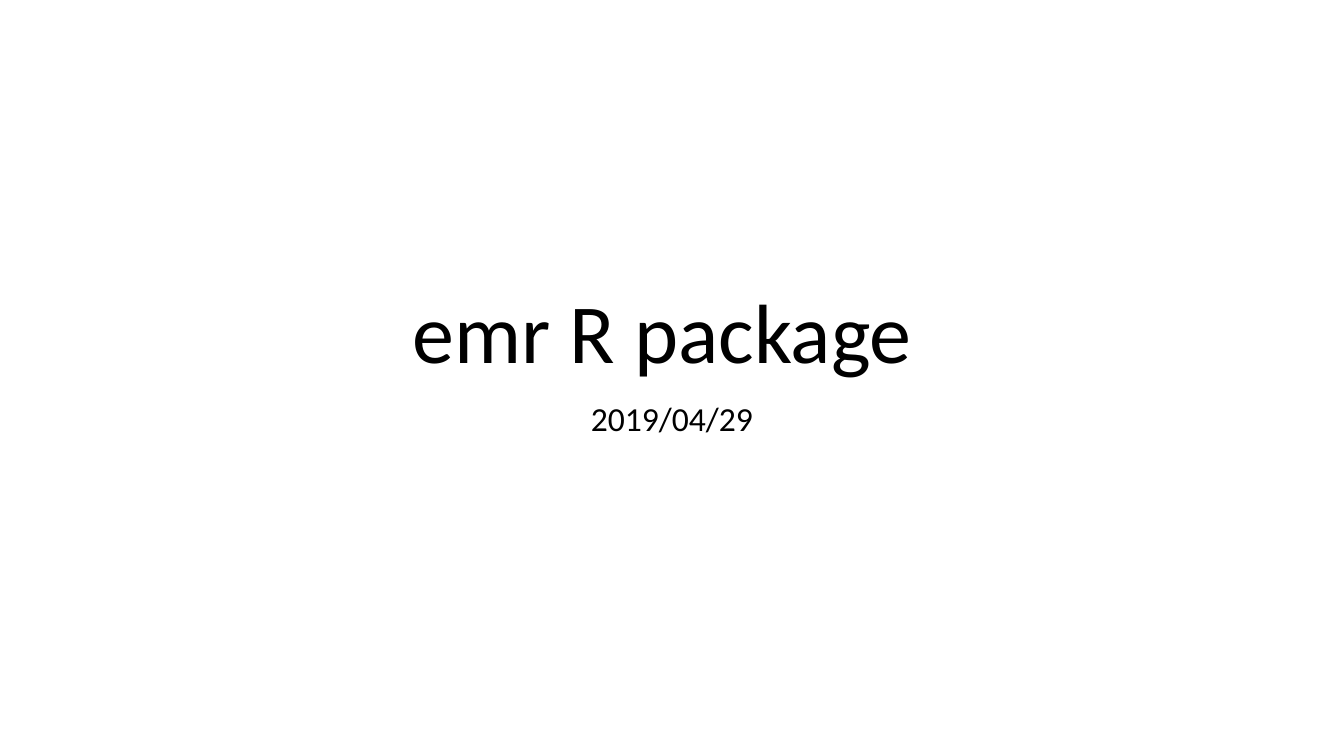
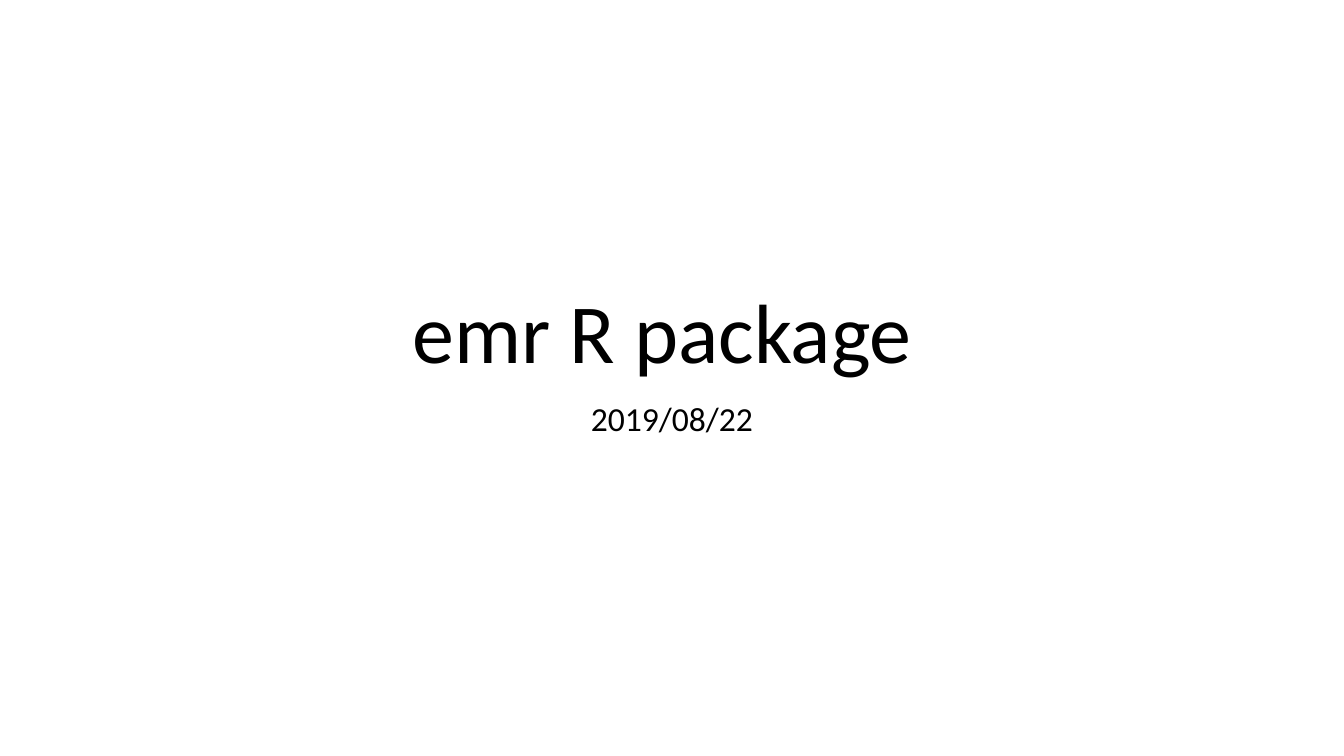
Before and after one commit to DHLab-CGU/emr_slide, a slide deck: slide 1 of emr_ppt.pptx. Drawn at 1344x756 pixels with LibreOffice and Linux fonts; fonts in the diff are those of the drawing. Boxes give left, top, right and bottom in pixels: in the first picture for what was removed or moved away, otherwise in the second. Text is boxed around its words. In the diff, an @@ line names an element or a change of style, - is before the commit and + after.

```diff
--- a/emr_ppt.pptx
+++ b/emr_ppt.pptx
@@ subtitle at bbox=[591, 407, 753, 433]: text changed @@
-2019/04/29
+2019/08/22
```
Also in this commit, not shown: 37 other files.
